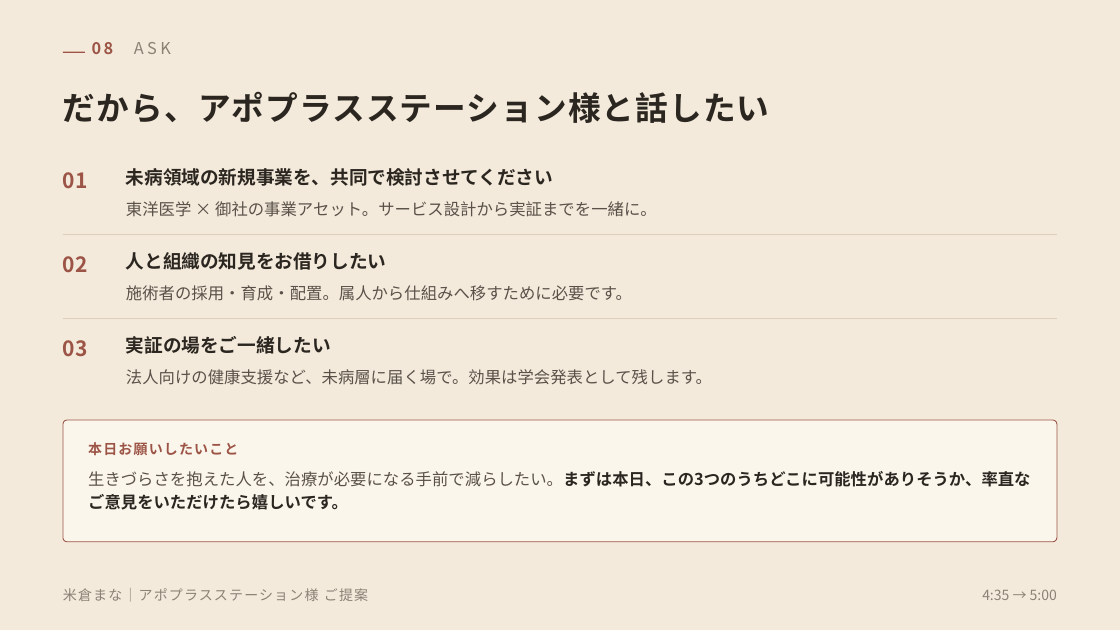
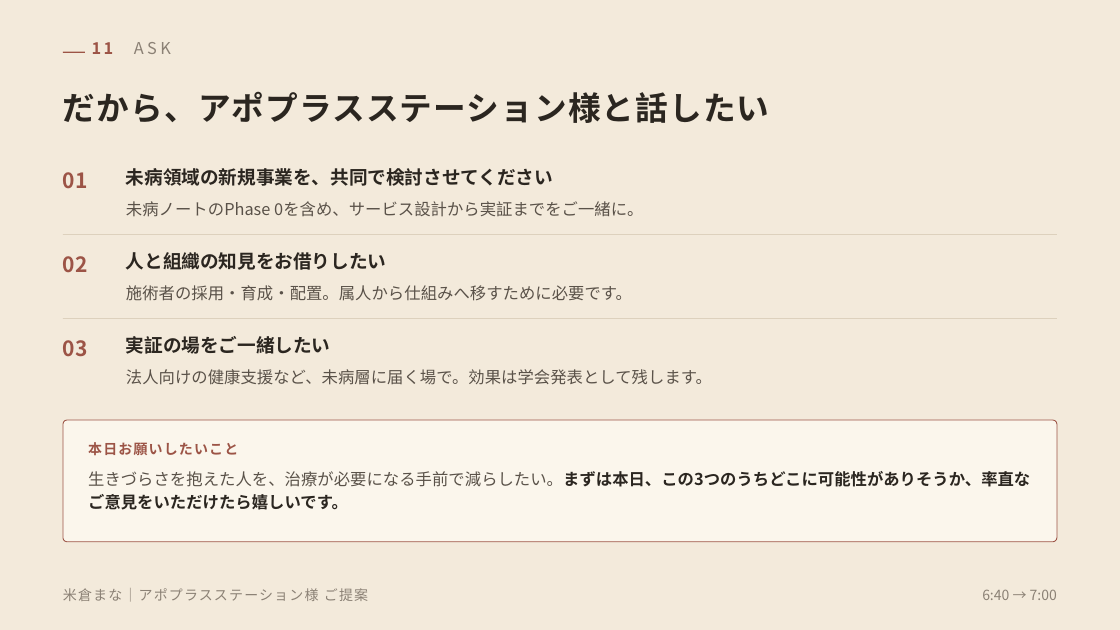
Before and after one commit to mananyon/manayonekura, a slide deck: slide 12 of proposals/米倉まな_アポプラスステーション様ご提案_導入.pptx (slide 9 before the commit). Drawn at 1120x630 pixels with LibreOffice and Linux fonts; fonts in the diff are those of the drawing. Boxes give left, top, right and bottom in pixels: in the first picture for what was removed or moved away, otherwise in the second. Text is boxed around its words. In the diff, an @@ line names an element or a change of style, - is before the commit and + after.

```diff
--- a/proposals/米倉まな_アポプラスステーション様ご提案_導入.pptx
+++ b/proposals/米倉まな_アポプラスステーション様ご提案_導入.pptx
@@ text at [92, 42, 114, 54]: text changed @@
-08 ASK
+11 ASK
@@ text at [126, 201, 643, 217]: text changed @@
-東洋医学 × 御社の事業アセット。サービス設計から実証までを一緒に。
+未病ノートのPhase 0を含め、サービス設計から実証までをご一緒に。
@@ text at [982, 590, 1057, 600]: text changed @@
-4:35 → 5:00
+6:40 → 7:00
```
Also in this commit, not shown: 2 other slides changed, 3 slides added, 2 other files.
